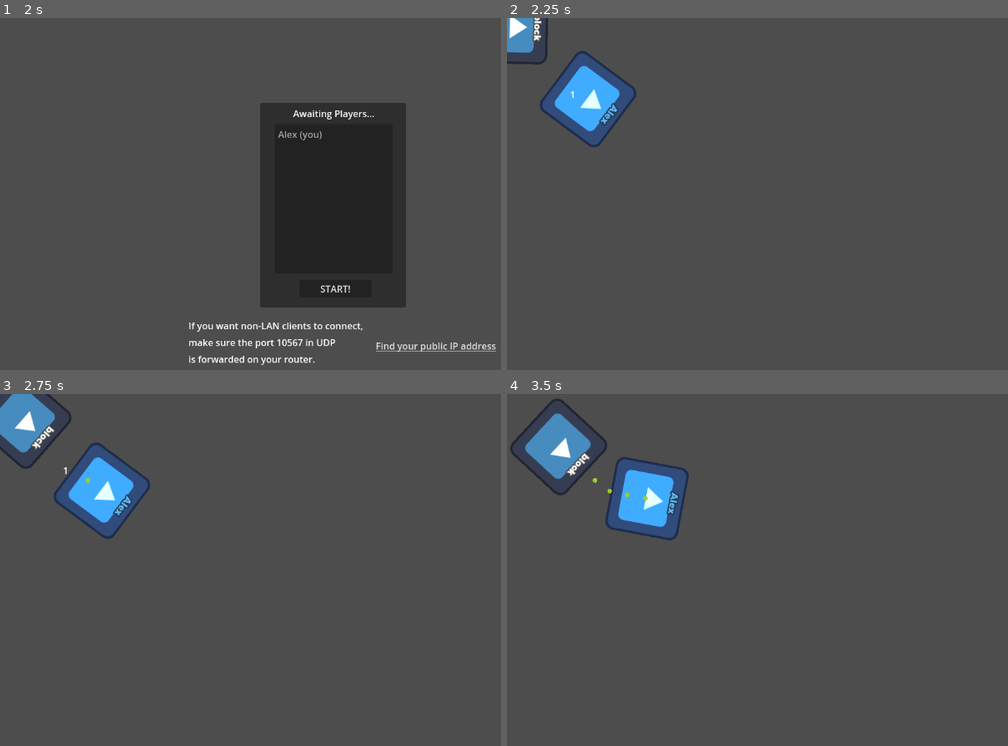
Above: before the commit, frames 1-4 (two rows, left to right).
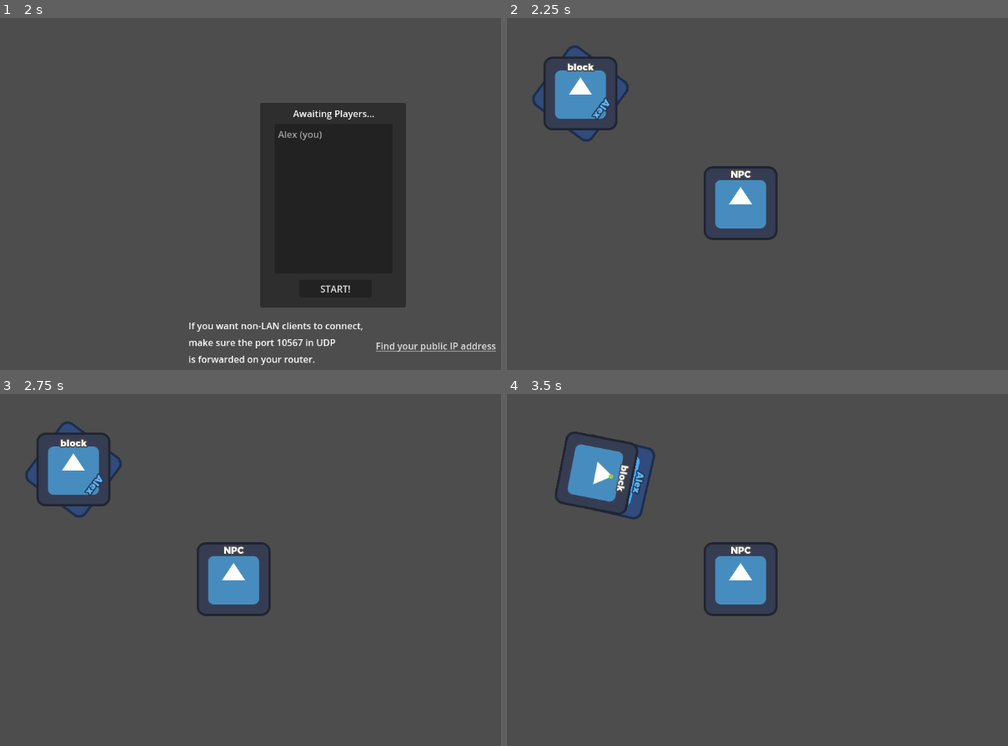
Above: after the commit, the same moments.

Repository: exidle/snake
Game: Godot game, scene res://scenes/lobby.tscn
Same seed, same stepped clock (60 frames per second), same inputs: the game is played once before the commit and once after it. The engine's default icon, where the game draws it, is replaced by a stand-in: a white triangle on a blue panel in a dark square.
Inputs (mouse positions are in pixels of both pictures, inside the frame that each line leads up to):
- Up to frame 1 (2 s): click (305, 186) at 0.52 s; type "Alex" at 0.6 s; click "Host" at 1.25 s
- Up to frame 2 (2.25 s): click "START!" at 2 s
- Up to frame 3 (2.75 s): no input
- Up to frame 4 (3.5 s): move the mouse to (987, 562) at 2.77 s; tap Space (toggle_motion, bound only after the commit) at 2.85 s

Frame 1 is identical in both runs. In frame 2, 5.7% of the frame differs, in the area x 0-55%, y 0-64%; in frame 3, 7.3%; in frame 4, 8.0%, in the area x 0-55%, y 1-64%.

Commit message:
Add npc block

Diff:
--- a/logic/Inputs.gd
+++ b/logic/Inputs.gd
@@ -12,7 +12,12 @@
 
 @export var angle := 0.0
 
+@export var motion_enabled := false
+
 func update(center: Vector2, rot: float) -> void:
+	if Input.is_action_just_pressed(&"toggle_motion"):
+		motion_enabled = !motion_enabled
+
 	match input_type:
 		# Mouse input
 		INPUT_TYPE.MOUSE:
--- a/logic/block.gd
+++ b/logic/block.gd
@@ -2,6 +2,7 @@
 
 ## The player's movement speed (in pixels per second).
 const MOTION_SPEED = 90.0
+var motion_multiplier = 1.0
 
 ## The distance between stored positions (pixels).
 const STORED_DISTANCE = 30.0
@@ -17,15 +18,21 @@
 func _physics_process(delta):
 	# Everybody runs physics. i.e. clients try to predict where they will be during the next frame.
 	if inputs != null and parent_block == null:
+		if not inputs.motion_enabled:
+			motion_multiplier = 0.0
+		else:
+			motion_multiplier = 1.0
+
 		rotation = inputs.angle
-		velocity = inputs.motion * MOTION_SPEED
+		velocity = inputs.motion * MOTION_SPEED * motion_multiplier
 	elif parent_block != null:
+		parent_block.update_motion_multiplier()
 		update_position_time += delta
 		if update_position_time > STORED_DISTANCE / MOTION_SPEED:
 			update_position_time = 0.
 			parent_block.update_stored_positions()
 		var vd = (parent_block.get_last_stored_position() - global_position).normalized()
-		velocity = vd * MOTION_SPEED
+		velocity = vd * MOTION_SPEED * parent_block.motion_multiplier
 		if get_total_distance() < 148.0:
 			velocity *= 0.5
 		rotation = lerp_angle(rotation, -vd.angle_to(Vector2.UP), delta * 6.0)
@@ -43,6 +50,9 @@
 	$sprite.modulate = Color(0.5, 0.5, 0.5) + gamestate.get_player_color(value)
 
 func update_stored_positions():
+	if not stored_positions.is_empty():
+		if stored_positions.front().distance_to(global_position) < 2.5:
+			return
 	stored_positions.append(global_position)
 
 func get_last_stored_position():
@@ -63,6 +73,14 @@
 	d += c.distance_to(parent_block.global_position)
 	return d
 
+func update_motion_multiplier() -> void:
+	if parent_block:
+		motion_multiplier = parent_block.motion_multiplier
+
+func on_npc_bump() -> void:
+	print("Player %s enters into npc_block" % str(name))
+	snake.call_deferred("add_player_block")
+
 func _draw():
 	for a in stored_positions:
 		draw_circle(to_local(a), 4, Color.YELLOW_GREEN)
--- /dev/null
+++ b/logic/npc_block.gd
@@ -0,0 +1,6 @@
+extends CharacterBody2D
+
+func _on_collision_area_body_entered(body):
+	if body.has_method("on_npc_bump"):
+		body.on_npc_bump()
+	$AnimationPlayer.play("Dissolve")
--- a/logic/snake.gd
+++ b/logic/snake.gd
@@ -8,10 +8,14 @@
 @onready var snake_head = $snake_blocks/head
 @onready var inputs = $Inputs
 
+@onready var BlockScene = preload("res://scenes/block.tscn")
+
 func _ready():
 	if str(name).is_valid_int():
 		$"Inputs/InputsSync".set_multiplayer_authority(str(name).to_int())
-	snake_head.global_position = synced_position
+	snake_head.name = name
+	for block in $snake_blocks.get_children():
+		block.global_position = synced_position
 	snake_head.inputs = inputs
 
 func _physics_process(_delta):
@@ -19,6 +23,7 @@
 		# The client which this player represent will update the controls state, and notify it to everyone.
 		inputs.update(snake_head.global_position, snake_head.rotation)
 
+	#if inputs.motion_enabled:
 	if multiplayer.multiplayer_peer == null or is_multiplayer_authority():
 		# The server updates the position that will be notified to the clients.
 		synced_position = snake_head.global_position
@@ -31,3 +36,11 @@
 @rpc("call_local")
 func set_player_name(value: String) -> void:
 	snake_head.set_player_name(value)
+
+func add_player_block() -> void:
+	var block = BlockScene.instantiate()
+	var block_parent = $snake_blocks.get_child($snake_blocks.get_child_count() - 1)
+	block.global_position = block_parent.global_position
+	block.rotation = block_parent.rotation
+	block.parent_block = block_parent
+	$snake_blocks.add_child(block)
--- a/project.godot
+++ b/project.godot
@@ -31,10 +31,16 @@
 "events": [Object(InputEventKey,"resource_local_to_scene":false,"resource_name":"","device":0,"window_id":0,"alt_pressed":false,"shift_pressed":false,"ctrl_pressed":false,"meta_pressed":false,"pressed":false,"keycode":0,"physical_keycode":65,"key_label":0,"unicode":0,"echo":false,"script":null)
 ]
 }
+toggle_motion={
+"deadzone": 0.5,
+"events": [Object(InputEventKey,"resource_local_to_scene":false,"resource_name":"","device":-1,"window_id":0,"alt_pressed":false,"shift_pressed":false,"ctrl_pressed":false,"meta_pressed":false,"pressed":false,"keycode":0,"physical_keycode":32,"key_label":0,"unicode":32,"echo":false,"script":null)
+]
+}
 
 [layer_names]
 
 2d_physics/layer_1="snake_block"
+2d_physics/layer_2="npc_block"
 2d_physics/layer_5="walls"
 
 [rendering]
--- /dev/null
+++ b/scenes/NpcBlock.tscn
@@ -0,0 +1,85 @@
+[gd_scene load_steps=8 format=3 uid="uid://de3766wqx1bna"]
+
+[ext_resource type="Script" path="res://logic/npc_block.gd" id="1_h5j8b"]
+[ext_resource type="Texture2D" uid="uid://c1pn3f7det0ds" path="res://icon.svg" id="1_juvvp"]
+[ext_resource type="FontFile" uid="uid://bnl1vkol8ivdn" path="res://montserrat.otf" id="2_05vul"]
+[ext_resource type="LabelSettings" uid="uid://csnrurp4sehdq" path="res://scenes/label_font_conf.tres" id="2_frqte"]
+
+[sub_resource type="Animation" id="Animation_ojo5f"]
+resource_name = "Dissolve"
+tracks/0/type = "method"
+tracks/0/imported = false
+tracks/0/enabled = true
+tracks/0/path = NodePath(".")
+tracks/0/interp = 1
+tracks/0/loop_wrap = true
+tracks/0/keys = {
+"times": PackedFloat32Array(1),
+"transitions": PackedFloat32Array(1),
+"values": [{
+"args": [],
+"method": &"queue_free"
+}]
+}
+tracks/1/type = "value"
+tracks/1/imported = false
+tracks/1/enabled = true
+tracks/1/path = NodePath("sprite:visible")
+tracks/1/interp = 1
+tracks/1/loop_wrap = true
+tracks/1/keys = {
+"times": PackedFloat32Array(0),
+"transitions": PackedFloat32Array(1),
+"update": 1,
+"values": [false]
+}
+
+[sub_resource type="AnimationLibrary" id="AnimationLibrary_3hmjm"]
+_data = {
+"Dissolve": SubResource("Animation_ojo5f")
+}
+
+[sub_resource type="RectangleShape2D" id="RectangleShape2D_kt8jt"]
+size = Vector2(128, 128)
+
+[node name="npc_block" type="CharacterBody2D"]
+collision_layer = 2
+collision_mask = 3
+script = ExtResource("1_h5j8b")
+
+[node name="sprite" type="Sprite2D" parent="."]
+texture = ExtResource("1_juvvp")
+
+[node name="Label" type="Label" parent="sprite"]
+anchors_preset = 8
+anchor_left = 0.5
+anchor_top = 0.5
+anchor_right = 0.5
+anchor_bottom = 0.5
+offset_left = -83.0
+offset_top = -124.0
+offset_right = -44.0
+offset_bottom = -101.0
+grow_horizontal = 2
+grow_vertical = 2
+theme_override_fonts/font = ExtResource("2_05vul")
+theme_override_font_sizes/font_size = 20
+text = "NPC"
+label_settings = ExtResource("2_frqte")
+horizontal_alignment = 1
+
+[node name="AnimationPlayer" type="AnimationPlayer" parent="."]
+libraries = {
+"": SubResource("AnimationLibrary_3hmjm")
+}
+
+[node name="collision_area" type="Area2D" parent="."]
+collision_layer = 2
+
+[node name="shape" type="CollisionShape2D" parent="collision_area"]
+shape = SubResource("RectangleShape2D_kt8jt")
+
+[node name="shape" type="CollisionShape2D" parent="."]
+shape = SubResource("RectangleShape2D_kt8jt")
+
+[connection signal="body_entered" from="collision_area" to="." method="_on_collision_area_body_entered"]
--- a/scenes/block.tscn
+++ b/scenes/block.tscn
@@ -7,11 +7,6 @@
 
 [sub_resource type="RectangleShape2D" id="RectangleShape2D_5or1k"]
 size = Vector2(128, 128)
-
-[sub_resource type="SceneReplicationConfig" id="SceneReplicationConfig_ynl50"]
-properties/0/path = NodePath("label:text")
-properties/0/spawn = true
-properties/0/replication_mode = 0
 
 [node name="block" type="CharacterBody2D"]
 collision_mask = 16
@@ -24,9 +19,6 @@
 [node name="collisionShape2D" type="CollisionShape2D" parent="."]
 shape = SubResource("RectangleShape2D_5or1k")
 
-[node name="Synchronizer" type="MultiplayerSynchronizer" parent="."]
-replication_config = SubResource("SceneReplicationConfig_ynl50")
-
 [node name="label" type="Label" parent="."]
 offset_left = -63.0
 offset_top = -56.0
--- a/scenes/snake.tscn
+++ b/scenes/snake.tscn
@@ -11,6 +11,9 @@
 properties/1/path = NodePath(".:angle")
 properties/1/spawn = true
 properties/1/replication_mode = 1
+properties/2/path = NodePath(".:motion_enabled")
+properties/2/spawn = true
+properties/2/replication_mode = 1
 
 [sub_resource type="SceneReplicationConfig" id="SceneReplicationConfig_rjqql"]
 properties/0/path = NodePath(".:synced_position")
@@ -26,11 +29,9 @@
 [node name="snake_blocks" type="Node2D" parent="."]
 
 [node name="head" parent="snake_blocks" node_paths=PackedStringArray("snake") instance=ExtResource("1_6gasg")]
-position = Vector2(323, 180)
 snake = NodePath("../..")
 
 [node name="block" parent="snake_blocks" node_paths=PackedStringArray("parent_block", "snake") instance=ExtResource("1_6gasg")]
-position = Vector2(-5, 4)
 parent_block = NodePath("../head")
 snake = NodePath("../..")
 
--- a/scenes/world.tscn
+++ b/scenes/world.tscn
@@ -1,4 +1,6 @@
-[gd_scene format=3 uid="uid://bw2lw6jo1yq2e"]
+[gd_scene load_steps=2 format=3 uid="uid://bw2lw6jo1yq2e"]
+
+[ext_resource type="PackedScene" uid="uid://de3766wqx1bna" path="res://scenes/NpcBlock.tscn" id="1_nce1e"]
 
 [node name="World" type="Node2D"]
 
@@ -22,9 +24,7 @@
 _spawnable_scenes = PackedStringArray("res://scenes/snake.tscn")
 spawn_path = NodePath("../Players")
 
-[node name="Label" type="Label" parent="."]
-offset_left = 109.0
-offset_top = 121.0
-offset_right = 151.0
-offset_bottom = 144.0
-text = "1"
+[node name="NpcBlocks" type="Node2D" parent="."]
+
+[node name="npc_block" parent="NpcBlocks" instance=ExtResource("1_nce1e")]
+position = Vector2(404, 321)
Not shown: 1 places in scenes/block.tscn that only renumber resources
